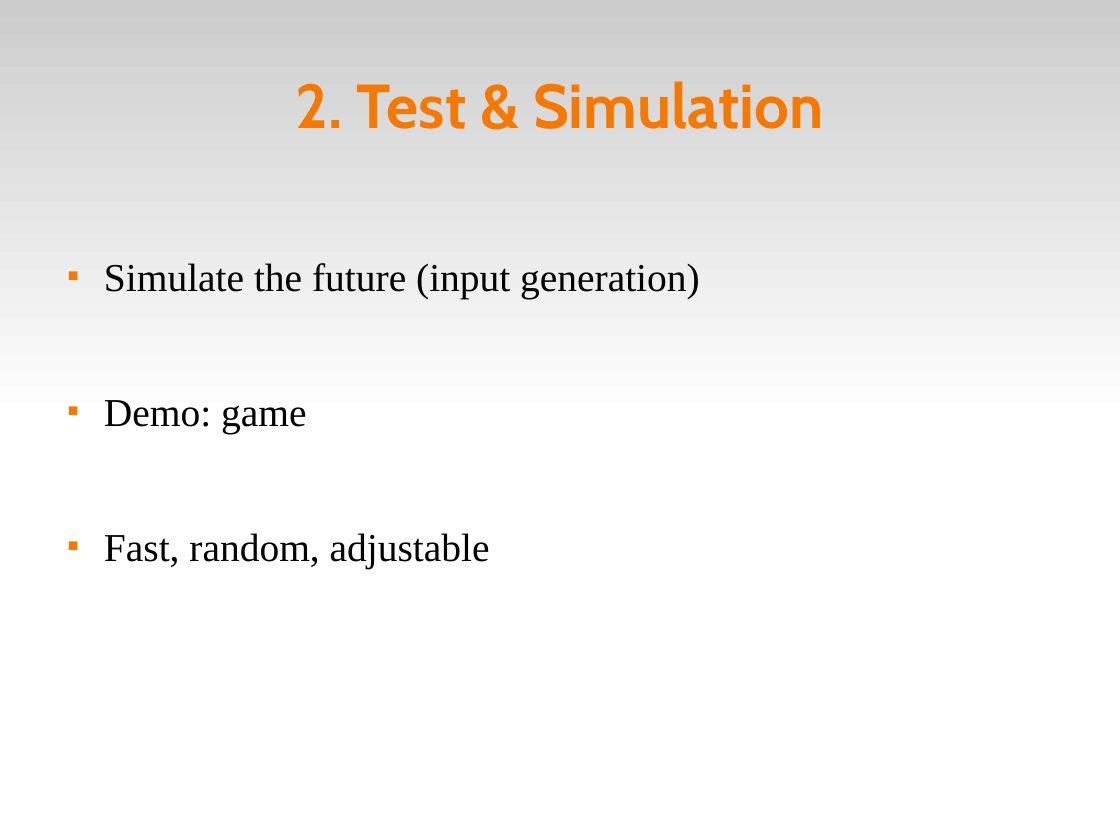
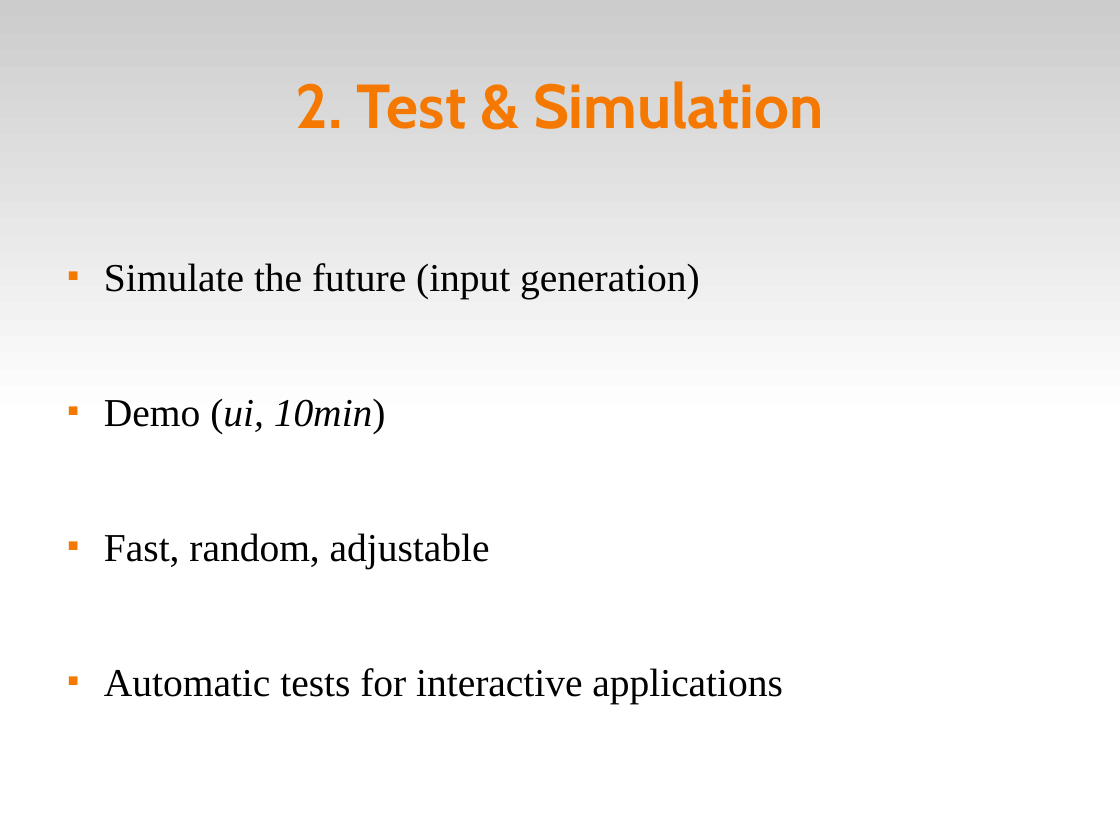
Before and after one commit to fsantanna-no/ceu-docs, a slide deck: slide 4 of TM/ceu_tm.odp. Drawn at 1120x840 pixels with LibreOffice and Linux fonts; fonts in the diff are those of the drawing. Boxes give left, top, right and bottom in pixels: in the first picture for what was removed or moved away, otherwise in the second. Text is boxed around its words. In the diff, an @@ line names an element or a change of style, - is before the commit and + after.

```diff
--- a/TM/ceu_tm.odp
+++ b/TM/ceu_tm.odp
@@ text at (x1=104, y1=399, x2=386, y2=434): text changed; italic on @@
-■ Demo: game
+■ Demo (ui, 10min)
@@ text at (x1=104, y1=668, x2=783, y2=704): paragraph added @@
+■ Automatic tests for interactive applications
```
Also in this commit, not shown: 9 other slides changed, 4 slides added, 3 slides removed, 7 other files.
